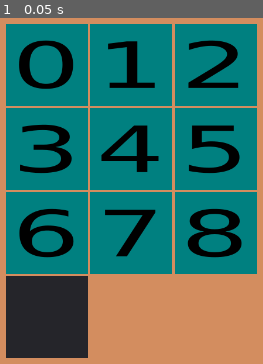
Above: before the commit, frame 1.
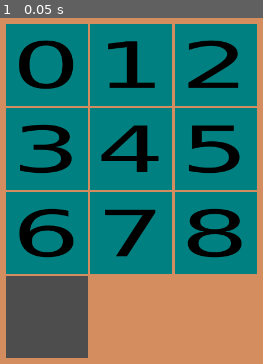
Above: after the commit, the same moment.

Repository: ramizbalayil/HashCubeJam1
Game: Godot game, scene res://Scenes/GameScene.tscn
Same seed, same stepped clock (60 frames per second), same inputs: the game is played once before the commit and once after it.
Inputs:
- Up to frame 1 (0.05 s): no input

The runs differ from the first frame. In frame 1, 7.4% of the frame differs, in the area x 2-34%, y 74-99%.

Commit message:
added texture button

Diff:
--- a/Scenes/Cell.tscn
+++ b/Scenes/Cell.tscn
@@ -1,18 +1,16 @@
-[gd_scene load_steps=2 format=2]
+[gd_scene load_steps=3 format=2]
 
 [ext_resource path="res://Scripts/Cell.gd" type="Script" id=1]
+[ext_resource path="res://Assets/Images/empty_cell.png" type="Texture" id=2]
 
-[node name="Cell" type="Panel"]
+[node name="Cell" type="TextureButton"]
 anchor_right = 1.0
 anchor_bottom = 1.0
 script = ExtResource( 1 )
 
 [node name="cell_image" type="Sprite" parent="."]
+texture = ExtResource( 2 )
 centered = false
 region_enabled = true
 region_rect = Rect2( 0, 0, 140, 140 )
-
-[node name="Area2D" type="Area2D" parent="."]
-
-[node name="CollisionShape2D" type="CollisionShape2D" parent="Area2D"]
-[connection signal="input_event" from="Area2D" to="." method="_on_Area2D_input_event"]
+[connection signal="button_down" from="." to="." method="_on_Cell_button_down"]
--- a/Scripts/Cell.gd
+++ b/Scripts/Cell.gd
@@ -1,4 +1,4 @@
-extends Panel
+extends TextureButton
 
 var value = -1
 var row = -1
@@ -6,32 +6,31 @@
 var cell_width = 0
 var cell_height = 0
 
-signal cell_selected
 
-func _ready():
-	connect("cell_selected", self.get_parent(), "_on_cell_selected")
-
-
-func set_cell(val, r, c, tex):
-	value = val
+func set_cell(r, c):
 	row = r
 	col = c
 	cell_width = rect_min_size.x
 	cell_height = rect_min_size.y
-	$cell_image.set_texture(tex)
 
 func is_cell_free():
-	return value != -1
+	return value == -1
 
-func set_image():
+func set_value(val, tex):
+	value = val
+	set_image(tex)
+
+func set_image(tex):
+	$cell_image.set_texture(tex)
 	$cell_image.region_rect = Rect2(cell_width * col, cell_height * row, cell_width, cell_height)
-	var shape = RectangleShape2D.new()
-	$Area2D.position.x += cell_width / 2
-	$Area2D.position.y += cell_height / 2
-	shape.extents = Vector2(cell_width / 2, cell_height / 2)
-	$Area2D/CollisionShape2D.shape = shape
 
-
-func _on_Area2D_input_event(viewport, event, shape_idx):
-#	emit_signal("cell_selected", self)
-	print("hit")
+func _on_Cell_button_down():
+	print("hitting: ", value)
+	var neighbors = get_parent().get_neighbors(row, col)
+	for i in range (0, neighbors.size()):
+		if(neighbors[i].is_cell_free()):
+			print(row)
+			print(col)
+			print("has free neighbor")
+			print(neighbors[i].row)
+			print(neighbors[i].col)
--- a/Scripts/Puzzle.gd
+++ b/Scripts/Puzzle.gd
@@ -1,13 +1,13 @@
 extends GridContainer
 
 onready var puzzle = preload("res://Assets/Images/test_puzzle.png")
+onready var empty_cell = preload("res://Assets/Images/empty_cell.png")
 onready var cell_scene = preload("res://Scenes/Cell.tscn")
 onready var puzzle_size = Vector2(puzzle.get_width(), puzzle.get_height())
 onready var divider = 3
 onready var cell_width = puzzle_size.x / divider
 onready var cell_height = puzzle_size.y / divider
 
-signal cell_selected
 
 func _ready():
 	set_up_puzzle_grid()
@@ -27,18 +27,29 @@
 		for j in range(0, divider):
 			var cell = cell_scene.instance()
 			cell.rect_min_size = Vector2(cell_width, cell_height)
-			cell.set_cell(cell_count, i, j, puzzle)
+			cell.set_cell(i, j)
+			cell.set_value(cell_count, puzzle)
 			cell_count += 1
-			cell.set_image()
 			add_child(cell)
 
 	var cell = cell_scene.instance()
 	cell.rect_min_size = Vector2(cell_width, cell_height)
+	cell.set_cell(divider, 0)
+	cell.set_value(-1, empty_cell)
 	add_child(cell)
 
-func _on_cell_selected(obj):
-	print(obj)
-	pass
+func get_neighbors(row, col):
+	var neighbors = []
+	if (row + 1 < divider):
+		neighbors.push_front(get_cell(row + 1, col))
+	if (row - 1 > -1):
+		neighbors.push_front(get_cell(row - 1, col))
+	if (col + 1 < divider + 1):
+		neighbors.push_front(get_cell(row, col + 1))
+	if (col - 1 > -1):
+		neighbors.push_front(get_cell(row, col - 1))
 
-func move_cell():
-	pass
+	return neighbors
+
+func get_cell(row, col):
+	return get_child(row * divider + col)
--- a/project.godot
+++ b/project.godot
@@ -27,7 +27,6 @@
 
 window/size/width=1366
 window/size/height=768
-window/size/fullscreen=true
 window/size/test_width=683
 window/size/test_height=384
 window/handheld/orientation="sensor_landscape"
Binary file added: Assets/Images/empty_cell.png
